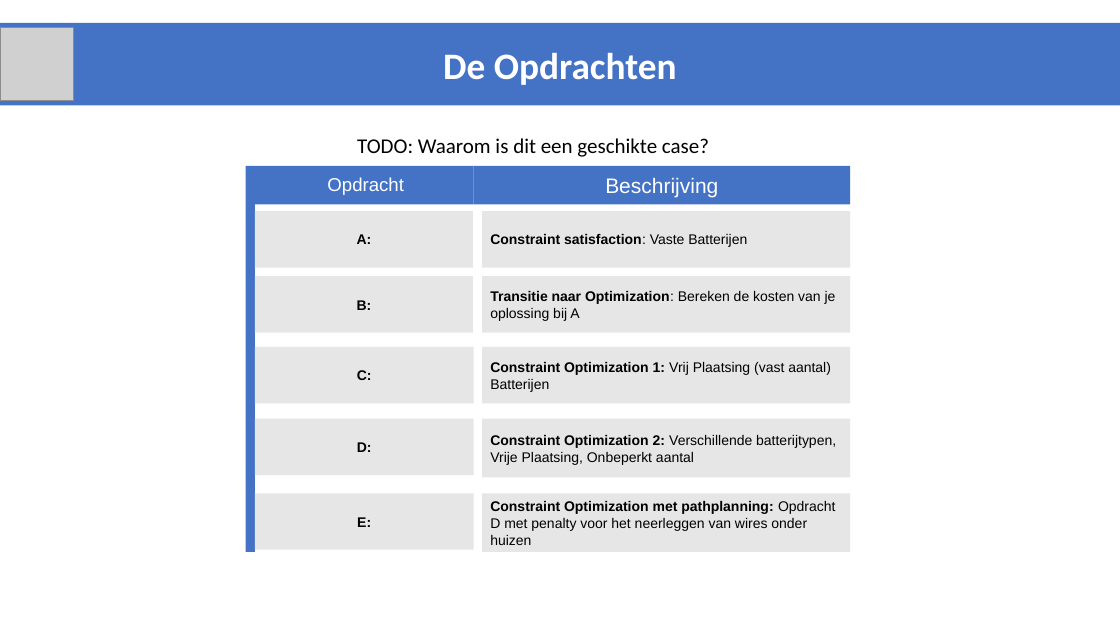
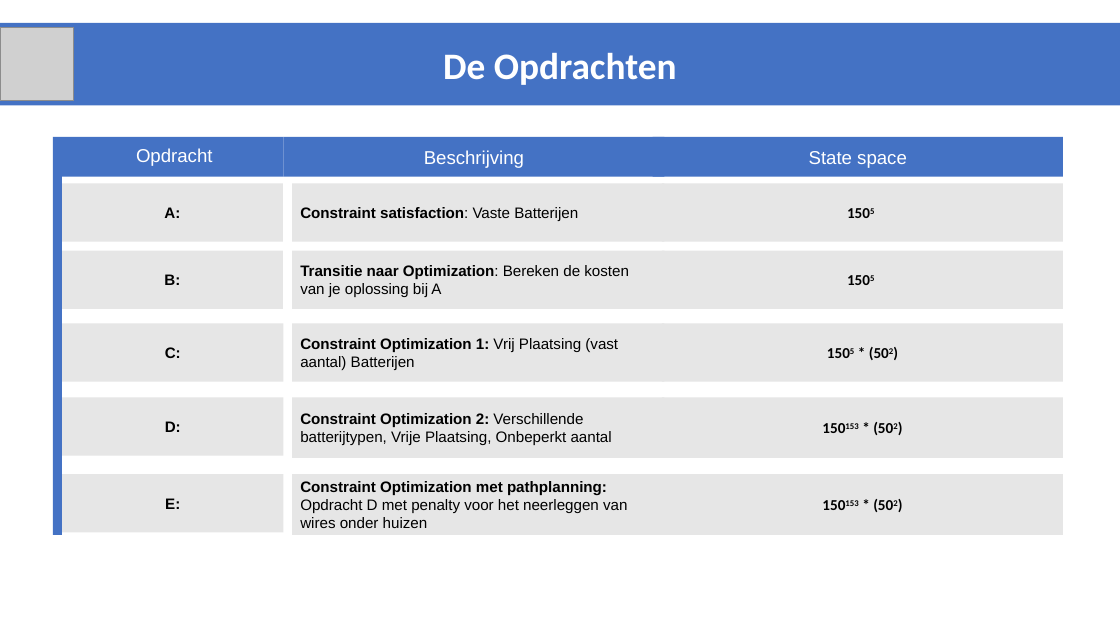
Before and after one commit to JappaB/Advanced-Heuristics, a slide deck: slide 12 of resultaten/Resultaten na goede Hillclimber/Smartgrids_2017_advancedHeuristics_VerdeniusBakker/Final Presentation.pptx (slide 13 before the commit). Drawn at 1120x630 pixels with LibreOffice and Linux fonts; fonts in the diff are those of the drawing; grey boxes stand for pictures. Boxes give left, top, right and bottom in pixels: in the first picture for what was removed or moved away, otherwise in the second. Text is boxed around its words. In the diff, an @@ line names an element or a change of style, - is before the commit and + after.

```diff
--- a/resultaten/Resultaten na goede Hillclimber/Smartgrids_2017_advancedHeuristics_VerdeniusBakker/Final Presentation.pptx
+++ b/resultaten/Resultaten na goede Hillclimber/Smartgrids_2017_advancedHeuristics_VerdeniusBakker/Final Presentation.pptx
@@ rectangle resized from (x1=246, y1=166, x2=255, y2=553) to (x1=53, y1=137, x2=62, y2=535) @@
@@ rectangle "Opdracht" resized from (x1=255, y1=166, x2=473, y2=205) to (x1=62, y1=137, x2=284, y2=176) @@
@@ rectangle "Beschrijving" resized from (x1=474, y1=166, x2=850, y2=205) to (x1=283, y1=137, x2=665, y2=176) @@
@@ rectangle "Beschrijving" at (x1=283, y1=137, x2=665, y2=176): size 18 to 16 pt @@
@@ text removed at (x1=357, y1=138, x2=709, y2=157) @@
-TODO: Waarom is dit een geschikte case?
@@ size 12 to 13 pt in 10 elements at (x1=292, y1=475, x2=665, y2=535), (x1=62, y1=475, x2=284, y2=533), (x1=292, y1=397, x2=665, y2=458), (x1=62, y1=397, x2=284, y2=455), (x1=292, y1=323, x2=665, y2=381), (x1=62, y1=323, x2=284, y2=381), (x1=292, y1=250, x2=665, y2=308), (x1=292, y1=183, x2=665, y2=241), (x1=62, y1=250, x2=283, y2=308), (x1=62, y1=183, x2=283, y2=241) @@
@@ rectangle "A:" moved from (x1=255, y1=211, x2=473, y2=267) to (x1=62, y1=183, x2=283, y2=241) @@
@@ rectangle "Constraint satisfaction: Vaste Batterijen" resized from (x1=482, y1=211, x2=850, y2=267) to (x1=292, y1=183, x2=665, y2=241) @@
@@ rectangle "B:" moved from (x1=255, y1=276, x2=473, y2=333) to (x1=62, y1=250, x2=283, y2=308) @@
@@ rectangle "Transitie naar Optimization: Bereken de ..." resized from (x1=482, y1=276, x2=850, y2=333) to (x1=292, y1=250, x2=665, y2=308) @@
@@ group added at (x1=653, y1=137, x2=1064, y2=535): 6 rectangles @@
+1505 * (502)
+State space
+1505
+150153 * (502)
+150153 * (502)
+1505
@@ rectangle "C:" resized from (x1=255, y1=347, x2=473, y2=403) to (x1=62, y1=323, x2=284, y2=381) @@
@@ rectangle "Constraint Optimization 1: Vrij Plaatsing ..." resized from (x1=482, y1=347, x2=850, y2=403) to (x1=292, y1=323, x2=665, y2=381) @@
@@ rectangle "D:" resized from (x1=255, y1=418, x2=473, y2=475) to (x1=62, y1=397, x2=284, y2=455) @@
@@ rectangle "Constraint Optimization 2: Verschillende batterijtypen, ..." resized from (x1=482, y1=418, x2=850, y2=477) to (x1=292, y1=397, x2=665, y2=458) @@
@@ rectangle "E:" resized from (x1=255, y1=493, x2=473, y2=549) to (x1=62, y1=475, x2=284, y2=533) @@
@@ rectangle "Constraint Optimization met pathplanning: Opdracht ..." resized from (x1=482, y1=493, x2=850, y2=552) to (x1=292, y1=475, x2=665, y2=535) @@
```
Also in this commit, not shown: 6 other slides changed, 6 slides added, 5 slides removed, 23 other files.
